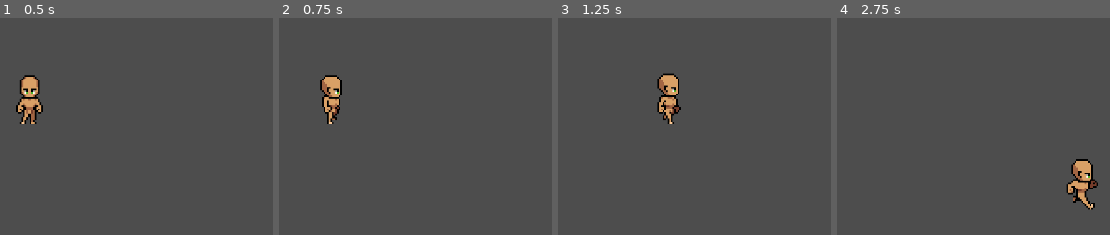
Above: before the commit, frames 1-4 (left to right).
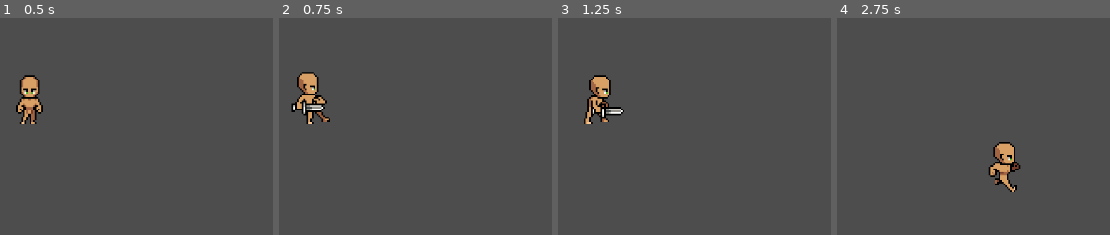
Above: after the commit, the same moments.

Repository: yliris/four-directional-attacking-system
Game: Godot game, scene res://world.tscn
The game is run twice, just before and just after one commit, with the same random seed, the same clock (stepped at 60 frames per second) and the same inputs.
Inputs (mouse positions are in pixels of both pictures, inside the frame that each line leads up to):
- Up to frame 1 (0.5 s): no input
- Up to frame 2 (0.75 s): move the mouse to (outside the picture) at 0.52 s; hold D (walk_right) from 0.53 s (still down); click (outside the picture) at 0.6 s
- Up to frame 3 (1.25 s): keep holding D (walk_right)
- Up to frame 4 (2.75 s): move the mouse to (869, 211) at 1.27 s; release D (walk_right) at 1.28 s; hold S (walk_down) 1.28-2.03 s; click (869, 211) at 1.35 s; move the mouse to (1109, 89) at 2.02 s; hold D (walk_right) from 2.03 s (still down); hold Shift (sprint) from 2.03 s (still down); click (1109, 89) at 2.3 s

Frame 1 is identical in both runs. In frame 2, 3.1% of the frame differs, in the area x 4-24%, y 24-49%; in frame 3, 3.2%, in the area x 9-46%, y 25-49%; in frame 4, 3.2%.

Commit message:
attack state complete

Diff:
--- a/player.gd
+++ b/player.gd
@@ -13,6 +13,7 @@
 	match state:
 		"MoveState": move_state(delta)
 		"SprintState": sprint_state(delta)
+		"AttackState": pass
 
 func move_state(delta: float) -> void:
 	input_vector = Input.get_vector("walk_left", "walk_right", "walk_up", "walk_down")
@@ -23,6 +24,9 @@
 
 	if Input.is_action_pressed("sprint") and input_vector != Vector2.ZERO:
 		playback.travel("SprintState")
+
+	if Input.is_action_just_pressed("attack"):
+		playback.travel("AttackState")
 
 	velocity = input_vector * WALK_SPEED
 	move_and_slide()
@@ -44,3 +48,4 @@
 	animation_tree.set("parameters/StateMachine/MoveState/Stand/blend_position", direction_vector)
 	animation_tree.set("parameters/StateMachine/MoveState/Walk/blend_position", direction_vector)
 	animation_tree.set("parameters/StateMachine/SprintState/blend_position", direction_vector)
+	animation_tree.set("parameters/StateMachine/AttackState/blend_position", direction_vector)
--- a/player.tscn
+++ b/player.tscn
@@ -234,9 +234,81 @@
 "values": [34, 35, 36, 37, 38, 39]
 }
 
+[sub_resource type="Animation" id="Animation_606se"]
+resource_name = "attack_down"
+length = 0.8
+step = 0.1
+tracks/0/type = "value"
+tracks/0/imported = false
+tracks/0/enabled = true
+tracks/0/path = NodePath("Sprite2D:frame")
+tracks/0/interp = 1
+tracks/0/loop_wrap = true
+tracks/0/keys = {
+"times": PackedFloat32Array(0, 0.1, 0.2, 0.3, 0.4, 0.5, 0.6, 0.7),
+"transitions": PackedFloat32Array(1, 1, 1, 1, 1, 1, 1, 1),
+"update": 1,
+"values": [64, 65, 66, 67, 68, 69, 70, 71]
+}
+
+[sub_resource type="Animation" id="Animation_u1c27"]
+resource_name = "attack_right"
+length = 0.8
+step = 0.1
+tracks/0/type = "value"
+tracks/0/imported = false
+tracks/0/enabled = true
+tracks/0/path = NodePath("Sprite2D:frame")
+tracks/0/interp = 1
+tracks/0/loop_wrap = true
+tracks/0/keys = {
+"times": PackedFloat32Array(0, 0.1, 0.2, 0.3, 0.4, 0.5, 0.6, 0.7),
+"transitions": PackedFloat32Array(1, 1, 1, 1, 1, 1, 1, 1),
+"update": 1,
+"values": [72, 73, 74, 75, 76, 77, 78, 79]
+}
+
+[sub_resource type="Animation" id="Animation_op7ga"]
+resource_name = "attack_left"
+length = 0.8
+step = 0.1
+tracks/0/type = "value"
+tracks/0/imported = false
+tracks/0/enabled = true
+tracks/0/path = NodePath("Sprite2D:frame")
+tracks/0/interp = 1
+tracks/0/loop_wrap = true
+tracks/0/keys = {
+"times": PackedFloat32Array(0, 0.1, 0.2, 0.3, 0.4, 0.5, 0.6, 0.7),
+"transitions": PackedFloat32Array(1, 1, 1, 1, 1, 1, 1, 1),
+"update": 1,
+"values": [80, 81, 82, 83, 84, 85, 86, 87]
+}
+
+[sub_resource type="Animation" id="Animation_q13i1"]
+resource_name = "attack_up"
+length = 0.8
+step = 0.1
+tracks/0/type = "value"
+tracks/0/imported = false
+tracks/0/enabled = true
+tracks/0/path = NodePath("Sprite2D:frame")
+tracks/0/interp = 1
+tracks/0/loop_wrap = true
+tracks/0/keys = {
+"times": PackedFloat32Array(0, 0.1, 0.2, 0.3, 0.4, 0.5, 0.6, 0.7),
+"transitions": PackedFloat32Array(1, 1, 1, 1, 1, 1, 1, 1),
+"update": 1,
+"values": [88, 89, 90, 91, 92, 93, 94, 95]
+}
+
 [sub_resource type="AnimationLibrary" id="AnimationLibrary_1jxqw"]
 _data = {
 &"RESET": SubResource("Animation_2hs0m"),
+&"attack_down": SubResource("Animation_606se"),
+&"attack_left": SubResource("Animation_op7ga"),
+&"attack_right": SubResource("Animation_u1c27"),
+&"attack_up": SubResource("Animation_q13i1"),
 &"run_down": SubResource("Animation_nvl01"),
 &"run_left": SubResource("Animation_ivps1"),
 &"run_right": SubResource("Animation_urp6f"),
@@ -251,6 +323,29 @@
 &"walk_up": SubResource("Animation_n7ghd")
 }
 
+[sub_resource type="AnimationNodeAnimation" id="AnimationNodeAnimation_bwjto"]
+animation = &"attack_up"
+
+[sub_resource type="AnimationNodeAnimation" id="AnimationNodeAnimation_606se"]
+animation = &"attack_left"
+
+[sub_resource type="AnimationNodeAnimation" id="AnimationNodeAnimation_u1c27"]
+animation = &"attack_right"
+
+[sub_resource type="AnimationNodeAnimation" id="AnimationNodeAnimation_op7ga"]
+animation = &"attack_down"
+
+[sub_resource type="AnimationNodeBlendSpace2D" id="AnimationNodeBlendSpace2D_q13i1"]
+blend_point_0/node = SubResource("AnimationNodeAnimation_bwjto")
+blend_point_0/pos = Vector2(0, 1)
+blend_point_1/node = SubResource("AnimationNodeAnimation_606se")
+blend_point_1/pos = Vector2(-0.9, 0)
+blend_point_2/node = SubResource("AnimationNodeAnimation_u1c27")
+blend_point_2/pos = Vector2(0.9, 0)
+blend_point_3/node = SubResource("AnimationNodeAnimation_op7ga")
+blend_point_3/pos = Vector2(0, -1)
+blend_mode = 1
+
 [sub_resource type="AnimationNodeAnimation" id="AnimationNodeAnimation_onrkg"]
 animation = &"stand_left"
 
@@ -349,15 +444,24 @@
 advance_mode = 2
 advance_expression = "input_vector.length() == 0.0"
 
+[sub_resource type="AnimationNodeStateMachineTransition" id="AnimationNodeStateMachineTransition_hqtel"]
+
+[sub_resource type="AnimationNodeStateMachineTransition" id="AnimationNodeStateMachineTransition_sweqy"]
+switch_mode = 2
+advance_mode = 2
+
 [sub_resource type="AnimationNodeStateMachine" id="AnimationNodeStateMachine_b26j0"]
+states/AttackState/node = SubResource("AnimationNodeBlendSpace2D_q13i1")
+states/AttackState/position = Vector2(422, -9)
 states/MoveState/node = SubResource("AnimationNodeStateMachine_1jxqw")
 states/MoveState/position = Vector2(422, 100)
 states/SprintState/node = SubResource("AnimationNodeBlendSpace2D_bwjto")
 states/SprintState/position = Vector2(422, 215)
-transitions = ["Start", "MoveState", SubResource("AnimationN …(165 unchanged characters)… mationNodeStateMachineTransition_u1c27")]
-graph_offset = Vector2(-167, -75)
+transitions = ["Start", "MoveState", SubResource("AnimationN …(165 unchanged characters)… mationNodeStateMachineTransition_u1c27"), "MoveState", "AttackState", SubResource("AnimationNodeStateMachineTransition_hqtel"), "AttackState", "MoveState", SubResource("AnimationNodeStateMachineTransition_sweqy")]
+graph_offset = Vector2(-199, -88)
 
 [sub_resource type="AnimationNodeBlendTree" id="AnimationNodeBlendTree_n7ghd"]
+graph_offset = Vector2(-272.818, -14.7025)
 nodes/StateMachine/node = SubResource("AnimationNodeStateMachine_b26j0")
 nodes/StateMachine/position = Vector2(40, 80)
 node_connections = [&"output", 0, &"StateMachine"]
@@ -379,6 +483,7 @@
 tree_root = SubResource("AnimationNodeBlendTree_n7ghd")
 advance_expression_base_node = NodePath("..")
 anim_player = NodePath("../AnimationPlayer")
+parameters/StateMachine/AttackState/blend_position = Vector2(0.00155044, -0.221557)
 parameters/StateMachine/MoveState/Stand/blend_position = Vector2(0, -0.261649)
 parameters/StateMachine/MoveState/Walk/blend_position = Vector2(-0.00465119, -0.448029)
 parameters/StateMachine/SprintState/blend_position = Vector2(0.00310075, -0.425121)
Not shown: 1 places in player.tscn that only renumber resources
